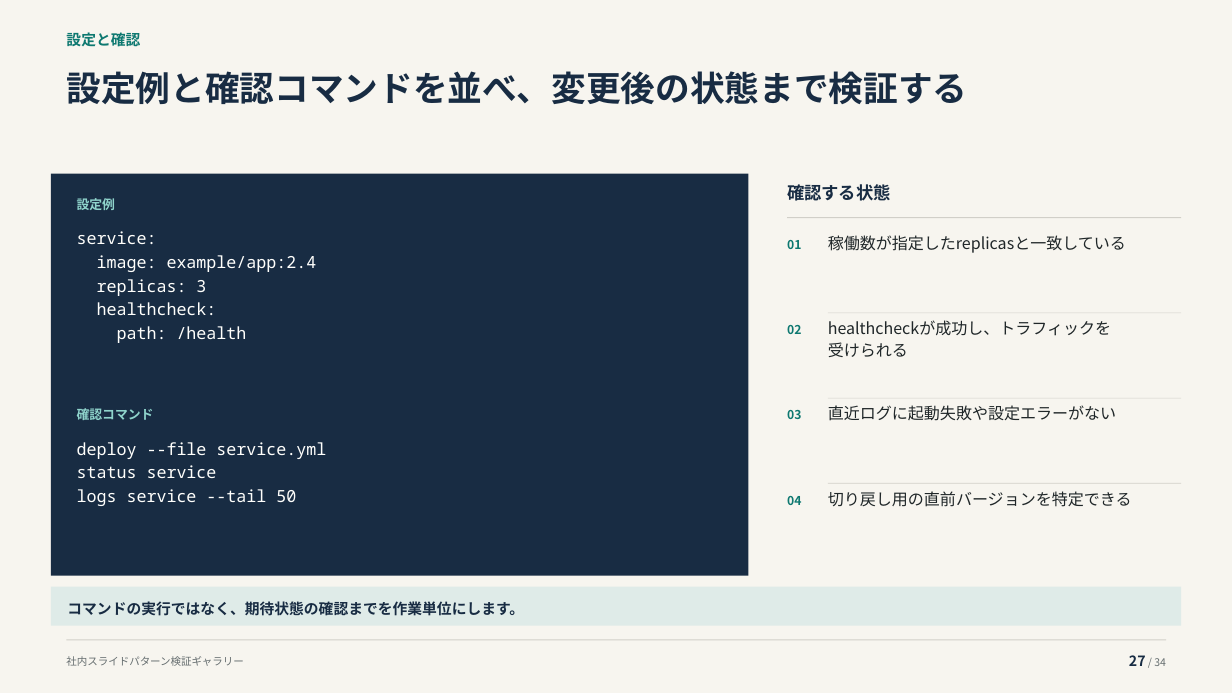
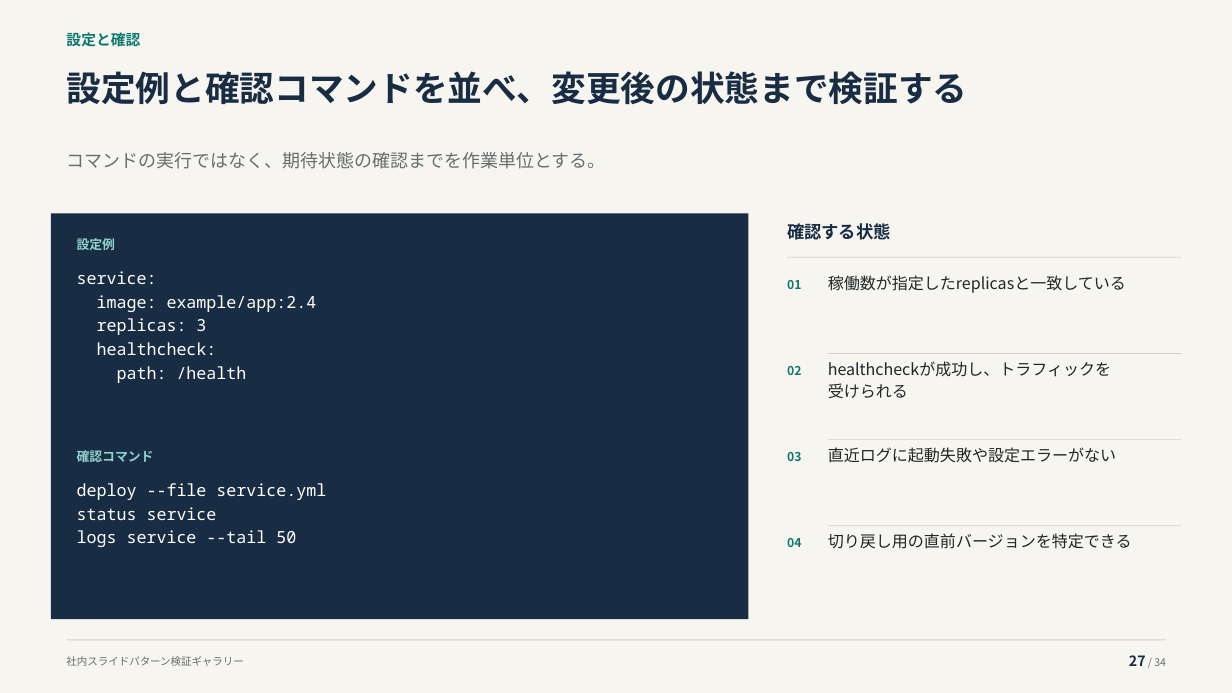
Before and after one commit to thinas1115/pptxdsl, a slide deck: slide 27 of examples/gallery/pattern_gallery.pptx. Drawn at 1232x693 pixels with LibreOffice and Linux fonts; fonts in the diff are those of the drawing. Boxes give left, top, right and bottom in pixels: in the first picture for what was removed or moved away, otherwise in the second. Text is boxed around its words. In the diff, an @@ line names an element or a change of style, - is before the commit and + after.

Commit message:
下部注記カードを廃止してleadへ統合

```diff
--- a/examples/gallery/pattern_gallery.pptx
+++ b/examples/gallery/pattern_gallery.pptx
@@ text "コマンドの実行ではなく、期待状態の確認までを作業単位とする。" at <box>66,152,605,169</box>: vertical alignment middle to top @@
@@ text at <box>66,152,605,169</box>: text changed; size 11.5 to 14 pt; text colour #182C43 to #666E70; bold off @@
-コマンドの実行ではなく、期待状態の確認までを作業単位にします。
+コマンドの実行ではなく、期待状態の確認までを作業単位とする。
@@ rectangle: place and size @@
-rectangle at <box>51,174,749,576</box>
+rectangle at <box>51,213,749,619</box>
@@ text "service:": place and size @@
-text "service:" at <box>77,231,317,343</box>
+text "service:" at <box>77,271,317,383</box>
@@ 11 texts, 3 rectangles: place and size @@
-11 texts, 3 rectangles at <box>77,184,1181,506</box>
+11 texts, 3 rectangles at <box>77,223,1181,547</box>
@@ text "切り戻し用の直前バージョンを特定できる": place and size @@
-text "切り戻し用の直前バージョンを特定できる" at <box>828,491,1132,507</box>
+text "切り戻し用の直前バージョンを特定できる" at <box>828,533,1132,549</box>
@@ rectangle: place and size @@
-rectangle at <box>828,483,1181,484</box>
+rectangle at <box>828,526,1181,527</box>
@@ rectangle removed at <box>51,587,1181,626</box> @@
```
Also in this commit, not shown: 7 other slides changed, 28 other files.
